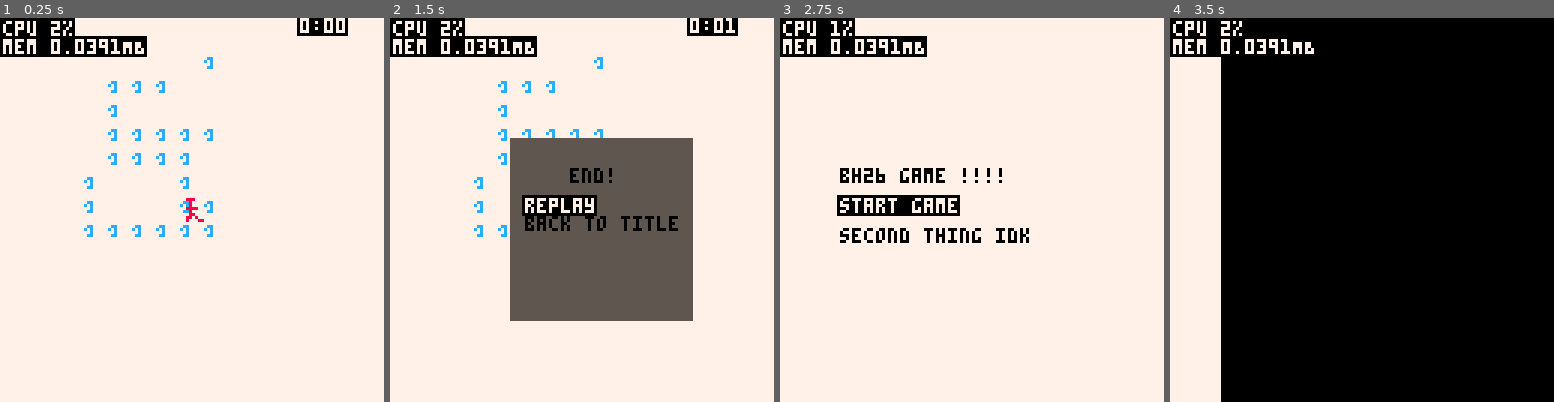
Above: before the commit, frames 1-4 (left to right).
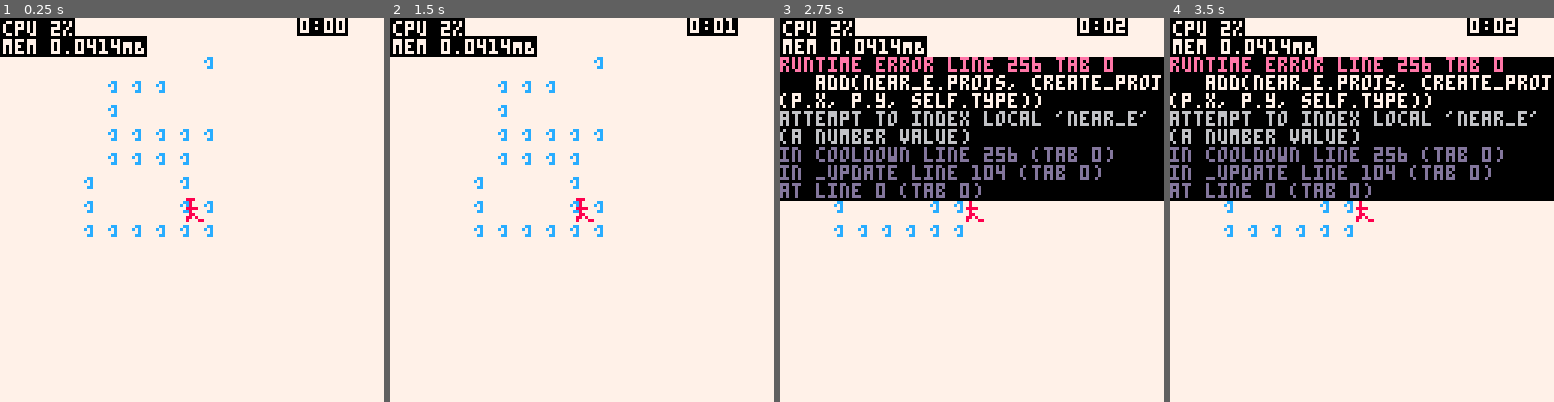
Above: after the commit, the same moments.

Repository: wsasaki01/bath-hack-2026
Game: PICO-8 cartridge bh26.p8
Two runs of this game, one before a commit and one after it. Both use one fixed random seed, a clock stepped at 60 frames per second and the inputs below.
Inputs:
- Up to frame 1 (0.25 s): no input
- Up to frame 2 (1.5 s): tap O (Z key) at 0.7 s
- Up to frame 3 (2.75 s): hold Right 1.6-2.1 s; tap O (Z key) at 1.7, 2.1, 2.5 s; hold Up 2.15-2.42 s; hold Right from 2.47 s (still down)
- Up to frame 4 (3.5 s): tap O (Z key) at 2.9, 3.3 s; release Right at 3.03 s; hold Left from 3.08 s (still down)

The runs differ from the first frame. In frame 1, 0.2% of the frame differs, in the area x 22-32%, y 5-10%; in frame 2, 23%; in frame 3, 37%; in frame 4, 65%, in the area x 0-100%, y 0-100%.
Error after the commit: runtime error line 256 tab 0; add(near_e.projs, create_proj(p.x, p.y, self.type)); attempt to index local 'near_e' (a number value)

Commit message:
Drawing projectiles that move towards enemies

Diff:
--- a/draw.lua
+++ b/draw.lua
@@ -16,12 +16,12 @@
 		-- Draw map
 		map(0,0,0,0,8,8)
 
-		-- Projectile drawing
-		for pr in all(projs) do
-			pr:draw()
+		p:draw()
+
+		for e in all(enemies) do
+			spr(2, e.x, e.y)
+			e:draw_projs()
 		end
-
-		p:draw()
 
 		-- Reset camera (draw all UI after this)
 		camera()
--- a/init.lua
+++ b/init.lua
@@ -38,9 +38,23 @@
 	menu_idx_max = 2
 
 	p = create_player()
+
+	enemies = {}
+	add(enemies, {
+		x=60,y=60, projs={},
+		update_projs=function(self)
+			for p in all(self.projs) do
+				p:update(self.x+4, self.y+4)
+			end
+		end,
+		draw_projs=function(self)
+			for p in all(self.projs) do
+				p:draw()
+			end
+		end
+	})
+
+	-- Add a new item to roster
 	items = {}
-	projs = {}
-	-- Add a new item to roster
-
 	add(items, create_item(0))
 end
--- a/output/draw_out.lua
+++ b/output/draw_out.lua
@@ -16,12 +16,12 @@
 
 		map(0,0,0,0,8,8)
 
+		p:draw()
 
-		for pr in all(projs) do
-			pr:draw()
+		for e in all(enemies) do
+			spr(2, e.x, e.y)
+			e:draw_projs()
 		end
-
-		p:draw()
 
 
 		camera()
--- a/output/init_out.lua
+++ b/output/init_out.lua
@@ -38,9 +38,23 @@
 	menu_idx_max = 2
 
 	p = create_player()
-	items = {}
-	projs = {}
+
+	enemies = {}
+	add(enemies, {
+		x=60,y=60, projs={},
+		update_projs=function(self)
+			for p in all(self.projs) do
+				p:update(self.x+4, self.y+4)
+			end
+		end,
+		draw_projs=function(self)
+			for p in all(self.projs) do
+				p:draw()
+			end
+		end
+	})
 
 
+	items = {}
 	add(items, create_item(0))
 end
--- a/output/projectiles_out.lua
+++ b/output/projectiles_out.lua
@@ -5,16 +5,17 @@
 
 function create_proj(x, y, type)
 	local proj = {}
-	if type == 0 then
+
+	if type==0 then
 		proj = {
 			x=x, y=y,
 			draw = function(self)
 				circfill(self.x, self.y, self.size, 0)
 			end,
-			update = function(self)
-				self.x += 1
-
-				if (self.x > 128) self.x = 0
+			update = function(self, tx, ty)
+				dir = atan2(tx-self.x, ty-self.y)
+				self.x += cos(dir)
+				self.y += sin(dir)
 
 
 			end,
@@ -28,7 +29,17 @@
 
 	n = 60, type=0,
 	cooldown = function(self)
-		if (global_cnt % self.n == 0) add(projs, create_proj(p.x, p.y, self.type))
+		if global_cnt % self.n == 0 then
+			local near_e = 0
+			local near_d = 0
+			for e in all(enemies) do
+				local dist = sqrt((p.x-e.x)^2, (p.y-e.y)^2)
+				if dist > near_d then
+					near_e = e
+				end
+			end
+			add(near_e.projs, create_proj(p.x, p.y, self.type))
+		end
 	end
 }
 
--- a/output/update_out.lua
+++ b/output/update_out.lua
@@ -34,7 +34,7 @@
 			time = flr(t())
 
 
-			if time > 0 then
+			if time > 300 then
 				end_screen = true
 				control_menu = true
 				menu_idx = 1
@@ -44,9 +44,8 @@
 				i:cooldown()
 			end
 
-
-			for pr in all(projs) do
-				pr:update()
+			for e in all(enemies) do
+				e:update_projs()
 			end
 
 			p:move()
--- a/projectiles.lua
+++ b/projectiles.lua
@@ -5,16 +5,17 @@
 
 function create_proj(x, y, type)
 	local proj = {}
-	if type == 0 then
+
+	if type==0 then
 		proj = {
 			x=x, y=y,
 			draw = function(self)
 				circfill(self.x, self.y, self.size, 0)
 			end,
-			update = function(self)
-				self.x += 1
-				-- Loop around the screen
-				if (self.x > 128) self.x = 0
+			update = function(self, tx, ty)
+				dir = atan2(tx-self.x, ty-self.y)
+				self.x += cos(dir)
+				self.y += sin(dir)
 
 				-- TODO: Cause damage on collision
 			end,
@@ -28,7 +29,17 @@
 	-- Spawn this item every N frames
 	n = 60, type=0,
 	cooldown = function(self)
-		if (global_cnt % self.n == 0) add(projs, create_proj(p.x, p.y, self.type))
+		if global_cnt % self.n == 0 then
+			local near_e = 0
+			local near_d = 0
+			for e in all(enemies) do
+				local dist = sqrt((p.x-e.x)^2, (p.y-e.y)^2)
+				if dist > near_d then
+					near_e = e
+				end
+			end
+			add(near_e.projs, create_proj(p.x, p.y, self.type))
+		end
 	end
 }
 
--- a/update.lua
+++ b/update.lua
@@ -34,7 +34,7 @@
 			time = flr(t())
 
 			-- Stop game after time is up
-			if time > 0 then
+			if time > 300 then
 				end_screen = true
 				control_menu = true
 				menu_idx = 1
@@ -44,9 +44,8 @@
 				i:cooldown()
 			end
 
-			-- Projectile processing
-			for pr in all(projs) do
-				pr:update()
+			for e in all(enemies) do
+				e:update_projs()
 			end
 
 			p:move()
